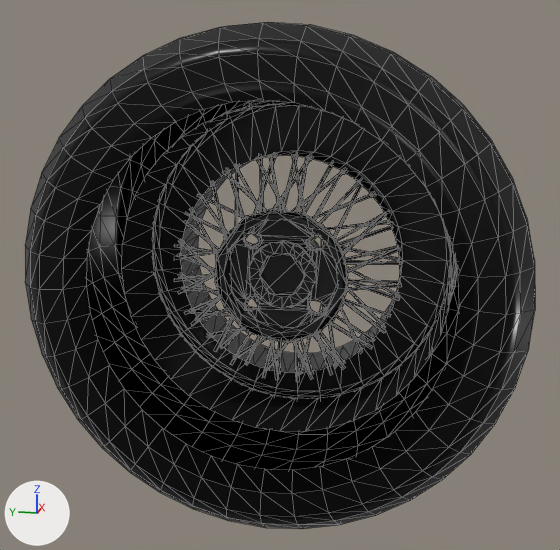
Before and after pictures for a commit that changed the glTF model public/parts/wheel_hibana.glb.
One viewpoint serves both versions: a 50 mm camera at (-0.882, -0.174, 0.219) aimed at (-0.001, 0.003, -0.002). Every picture has the same lights, and +X, +Y and +Z are marked at lower left. The picture after the commit comes second. Mesh edges are drawn as thin lines. Where no turn or scale is listed for an object, it has been applied to the vertices. Vertices at exactly the same position are counted once.

Names of what the first picture shows: 'Wheel'.
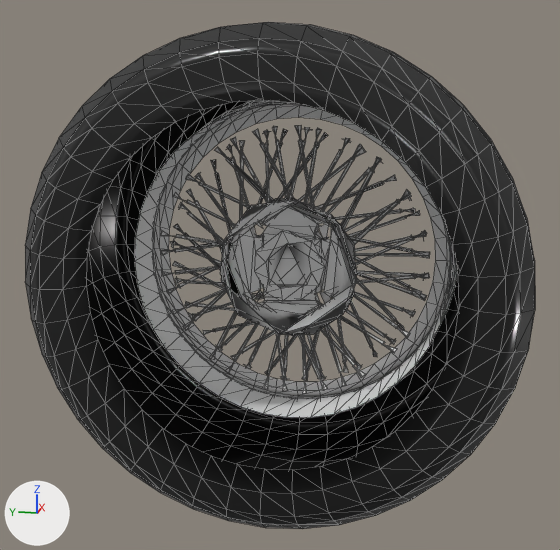
Location of each change, [x1, y1, x2, y2] in pixels of the pictures (560 x 550 px; the box of a moved part takes in the faces that stretch with it):
'Wheel', recoloured, reshaped (lighter)
    both: [25, 22, 535, 529]
part 1 of me_wheels_wheel_hibana, moved or reshaped
    before: [300, 339, 314, 374]
    after: [307, 334, 322, 371]
part 2 of me_wheels_wheel_hibana, moved or reshaped
    before: [245, 336, 260, 365]
    after: [250, 328, 267, 361]
part 3 of me_wheels_wheel_hibana, moved or reshaped
    before: [345, 245, 399, 261]
    after: [355, 236, 412, 252]
part 4 of me_wheels_wheel_hibana, moved or reshaped
    before: [291, 173, 343, 211]
    after: [298, 158, 351, 201]
part 5 of me_wheels_wheel_hibana, moved or reshaped
    before: [311, 194, 371, 219]
    after: [315, 182, 382, 209]
part 6 of me_wheels_wheel_hibana, moved or reshaped
    before: [336, 212, 387, 241]
    after: [344, 202, 399, 232]
part 7 of me_wheels_wheel_hibana, moved or reshaped
    before: [267, 342, 288, 370]
    after: [272, 335, 298, 367]
part 8 of me_wheels_wheel_hibana, moved or reshaped
    before: [277, 341, 281, 374]
    after: [284, 334, 288, 371]
part 9 of me_wheels_wheel_hibana, rebuilt (not visible before)
    after: [264, 234, 321, 301]
part 10 of me_wheels_wheel_hibana, rebuilt (not visible before)
    after: [268, 244, 311, 288]
part 11 of me_wheels_wheel_hibana, deleted
    before: [174, 152, 403, 380]
part 12 of me_wheels_wheel_hibana, cut back
    before: [122, 103, 452, 432]
    after: [135, 103, 451, 418]

Patch to the scene script:
```diff
--- a/public/parts/wheel_hibana.glb.py
+++ b/public/parts/wheel_hibana.glb.py
@@ mat_rim @@
 mat_rim = principled_material('Rim')
-mat_rim.base_color = (0.0166, 0.0166, 0.0166)  # black #232323
+mat_rim.base_color = (0.8, 0.8, 0.8)  # white #e7e7e7
 mat_rim.metallic = 0.4
@@ me_wheels_wheel_hibana @@
-me_wheels_wheel_hibana.from_pydata(...)  # 2218 vertices, 2820 faces; spans x -0.125..0.125, y -0.28..0.28, z -0.28..0.28
+me_wheels_wheel_hibana.from_pydata(...)  # 2354 vertices, 2739 faces; spans x -0.125..0.125, y -0.28..0.28, z -0.28..0.28
+# me_wheels_wheel_hibana part 1: the loose piece of 6 vertices spanning x -0.01..0.031, y -0.035..-0.021, z -0.136..-0.072 is scaled about its middle by 1.1, then moved by (0.045, -0.003, -0.01)
+# me_wheels_wheel_hibana part 2: the loose piece of 6 vertices spanning x -0.01..0.031, y 0.022..0.054, z -0.129..-0.071 is scaled about its middle by 1.1, then moved by (0.045, 0.004, -0.01)
+# me_wheels_wheel_hibana part 3: the loose piece of 6 vertices spanning x -0.01..0.031, y -0.136..-0.072, z 0.02..0.034 is scaled about its middle by 1.1, then moved by (0.045, -0.01, 0.003)
+# me_wheels_wheel_hibana part 4: the loose piece of 6 vertices spanning x -0.006..0.03, y -0.067..-0.005, z 0.07..0.119 is scaled about its middle by 1.1, then moved by (0.045, -0.004, 0.009)
+# me_wheels_wheel_hibana part 5: the loose piece of 6 vertices spanning x -0.006..0.03, y -0.1..-0.027, z 0.064..0.094 is scaled about its middle by 1.1, then moved by (0.045, -0.006, 0.008)
+# me_wheels_wheel_hibana part 6: the loose piece of 6 vertices spanning x -0.01..0.031, y -0.12..-0.061, z 0.041..0.074 is scaled about its middle by 1.1, then moved by (0.045, -0.009, 0.006)
+# me_wheels_wheel_hibana part 7: the loose piece of 6 vertices spanning x -0.006..0.03, y -0.018..0.027, z -0.135..-0.07 is scaled about its middle by 1.1, then moved by (0.045, 0.0, -0.01)
+# me_wheels_wheel_hibana part 8: the loose piece of 6 vertices spanning x -0.01..0.031, y -0.001..0.012, z -0.139..-0.075 is scaled about its middle by 1.1, then moved by (0.045, 0.001, -0.01)
+# me_wheels_wheel_hibana part 9: the loose piece of 25 vertices spanning x 0.044..0.046, y -0.038..0.038, z -0.039..0.037 is rebuilt with 6 vertices and now spans x 0.047, y -0.039..0.033, z -0.049..0.038
+# me_wheels_wheel_hibana part 10: the loose piece of 24 vertices spanning x 0.044, y -0.038..0.038, z -0.039..0.037 is rebuilt with 6 vertices and now spans x 0.04..0.048, y -0.037..0.027, z -0.038..0.029
+# me_wheels_wheel_hibana part 11: 136 loose pieces with 1035 vertices, spanning x -0.015..0.062, y -0.14..0.143, z -0.141..0.142, are deleted
+# me_wheels_wheel_hibana part 12: 40 vertices moved from x -0.015, y -0.197..0.197, z -0.197..0.197 to x 0.028, y -0.197..0.197, z -0.197..0.197; 308 vertices removed from x 0.007..0.104, y -0.14..0.139, z -0.14..0.139; 1516 vertices added at x 0.029..0.112, y -0.178..0.178, z -0.178..0.178
+# other edits to the shape of me_wheels_wheel_hibana do not show in these pictures
 me_wheels_wheel_hibana.materials.append(mat_rim)
```
